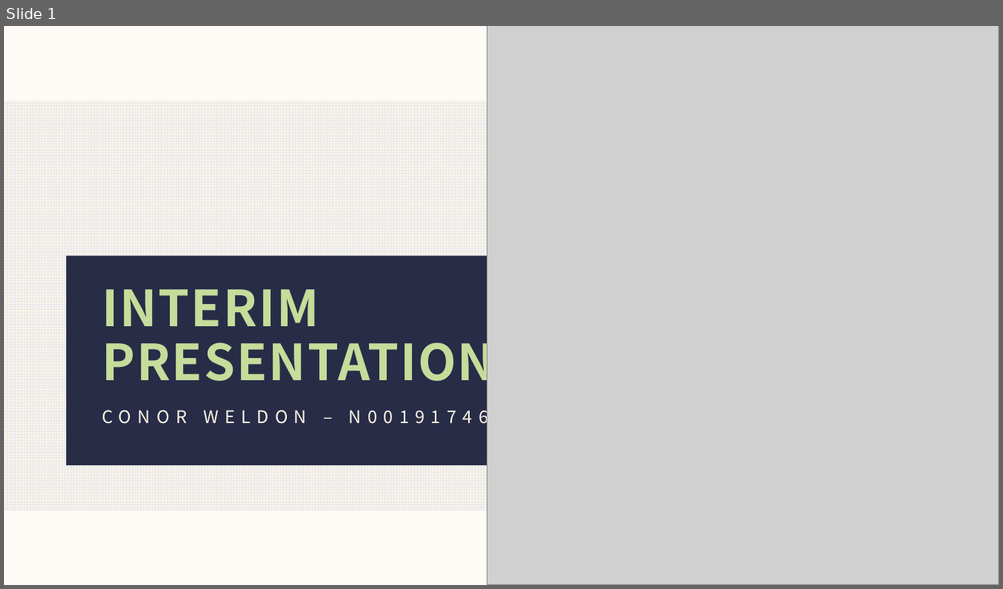
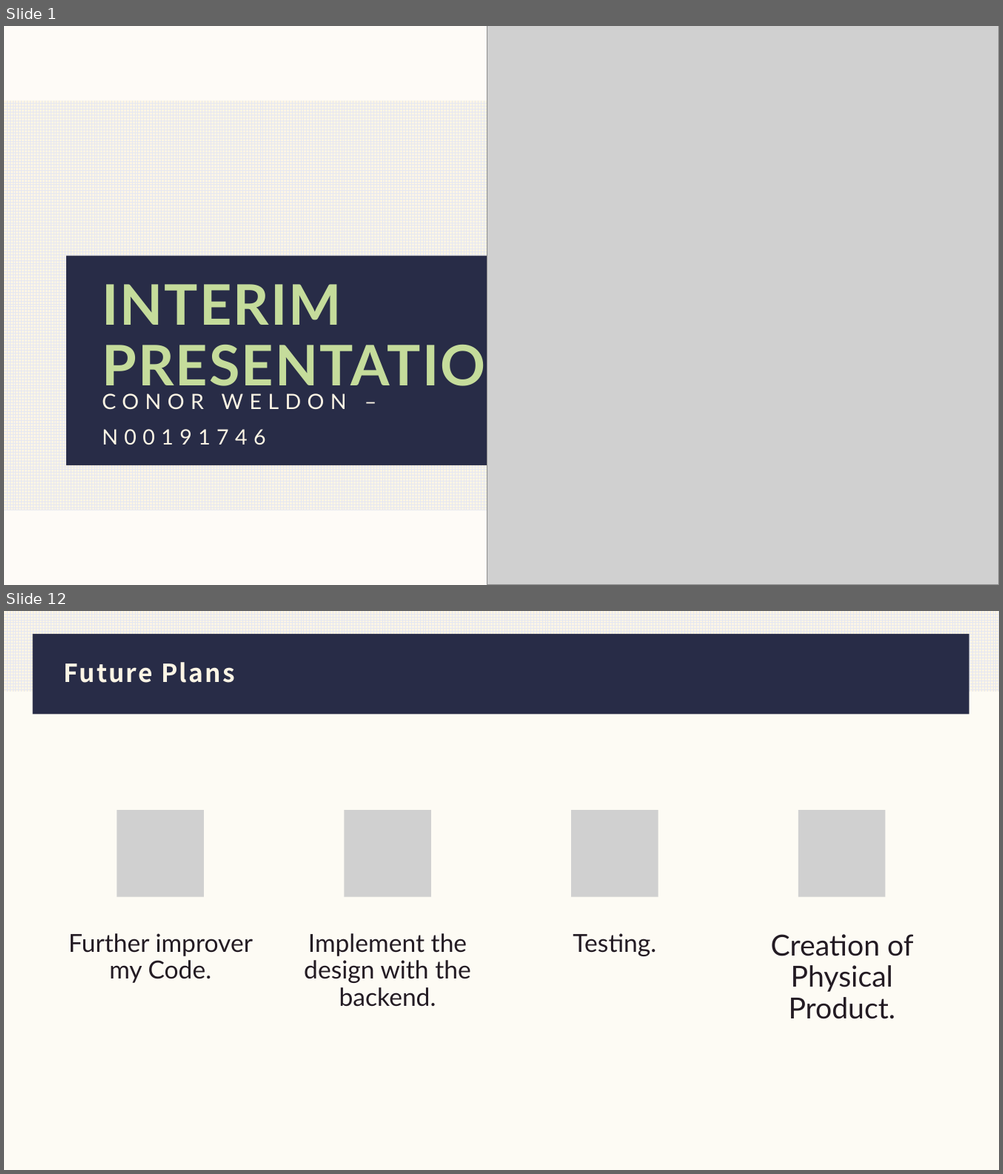
Before and after one commit to IADT-projects/y4-project-ConorWeldon, a slide deck: Docs/Presentation/Presentation.pptx. Shown one above the other, each under a label of ours: slide 1 before the commit, slides 1 and 12 after it; the slides between them are not shown. The pictures are 1003x589 and 1003x1174 pixels, drawn with LibreOffice and Linux fonts; fonts in the diff are those of the drawing; grey boxes stand for pictures. Boxes give left, top, right and bottom in pixels: in the first picture for what was removed or moved away, otherwise in the second. Text is boxed around its words. In the diff, an @@ line names an element or a change of style, - is before the commit and + after.

```diff
--- a/Docs/Presentation/Presentation.pptx
+++ b/Docs/Presentation/Presentation.pptx
@@ slide 12 added at (4, 611, 999, 1170), background #FCF5E5 at 40% opacity @@
@@ rectangle added at (4, 611, 999, 692), fill pattern #E5E7F1 on #FCF5E5 @@
@@ rectangle added at (32, 634, 969, 715), fill #282C47 @@
@@ title added at (64, 662, 234, 683), 24 pt, text #FCF5E5, bold @@
+Future Plans
@@ group added at (68, 810, 913, 1019): 4 pictures, 4 texts @@
+Further improver my Code.
+Implement the design with the backend.
+Testing.
+Creation of Physical Product.
@@ slide 1 changed as well @@
@@ title "INTERIM PRESENTATION" at (102, 284, 530, 396): size 48 to 54 pt, font Noto Sans CJK JP to Lato @@
@@ text "CONOR WELDON – N00191746" at (102, 394, 347, 446): size 16.8 to 20.4 pt, font Noto Sans CJK JP to Lato; line spacing 1.3 to 1.4 @@
```
Also in this commit, not shown: 2 other slides changed, 11 other slides added, 15 slides removed.
